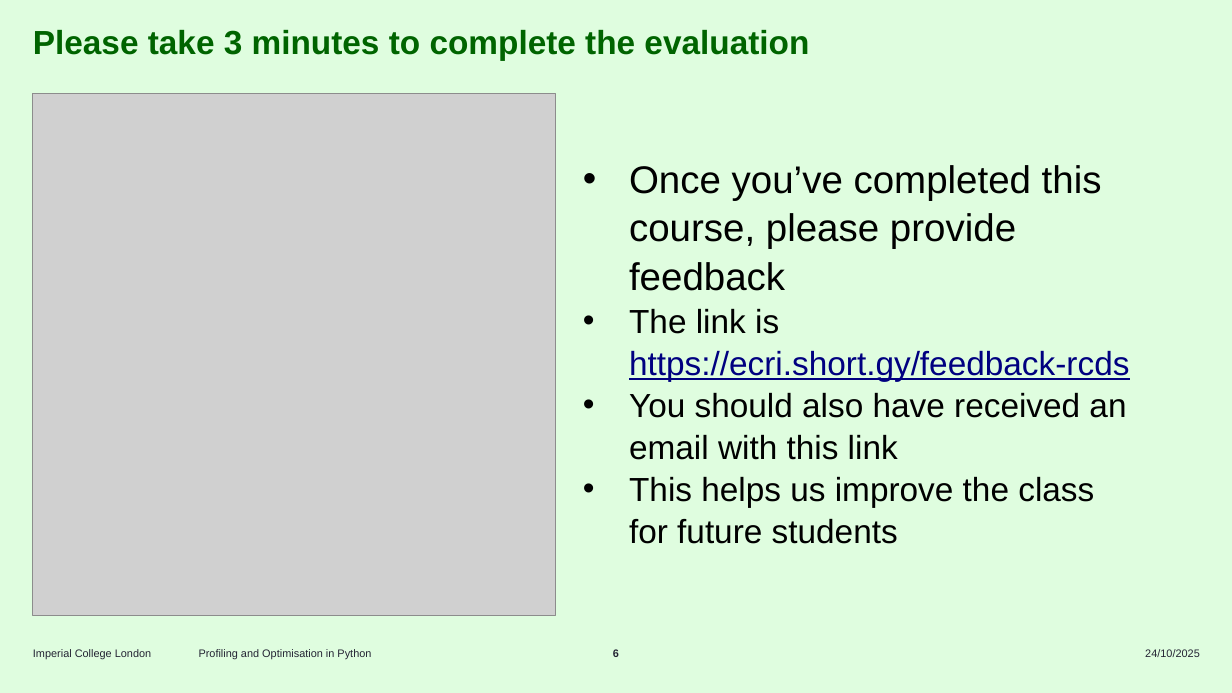
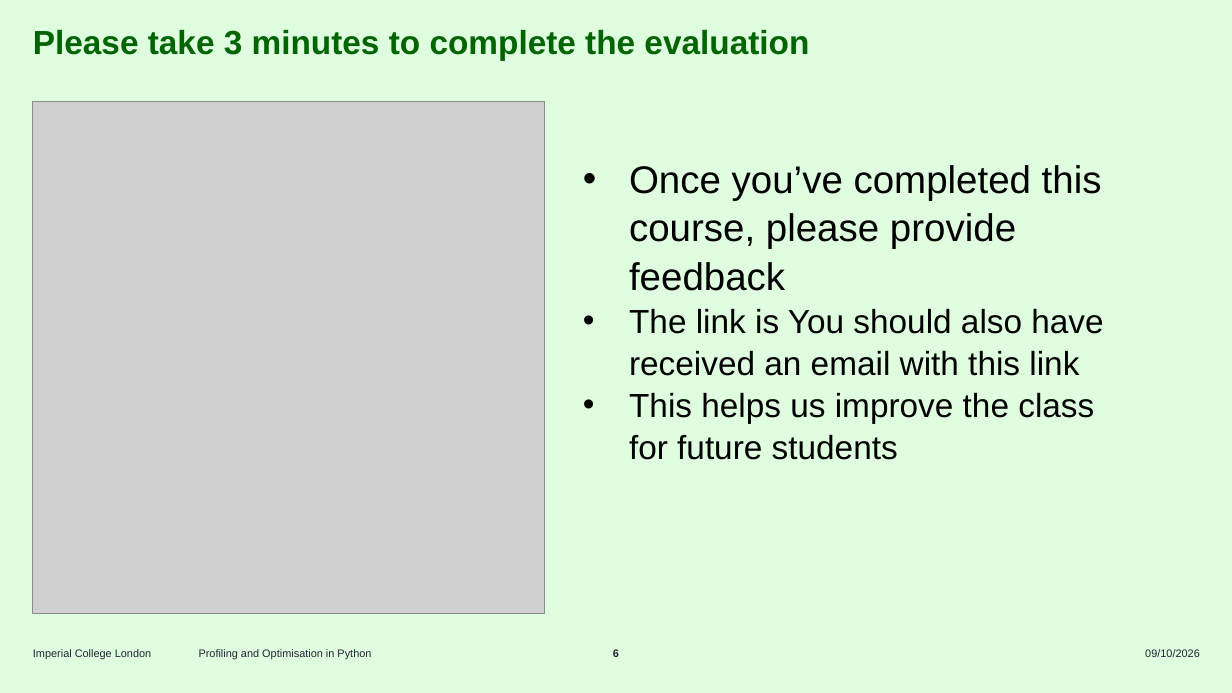
Before and after one commit to ImperialCollegeLondon/RCDS-profiling-and-optimisation-in-python, a slide deck: slide 6 of Proifling and Optimisation in Python Slides.pptx. Drawn at 1232x693 pixels with LibreOffice and Linux fonts; fonts in the diff are those of the drawing; grey boxes stand for pictures. Boxes give left, top, right and bottom in pixels: in the first picture for what was removed or moved away, otherwise in the second. Text is boxed around its words. In the diff, an @@ line names an element or a change of style, - is before the commit and + after.

Commit message:
Updated feedback slide

```diff
--- a/Proifling and Optimisation in Python Slides.pptx
+++ b/Proifling and Optimisation in Python Slides.pptx
@@ picture: place and size @@
-picture at [33, 93, 555, 616]
+picture at [33, 102, 545, 614]
@@ text at [629, 308, 1103, 376]: text changed @@
-  • The link is https://ecri.short.gy/feedback-rcds
-  • You should also have received an email with this link
+  • The link is You should also have received an email with this link
@@ text at [1145, 649, 1200, 657]: text changed @@
-24/10/2025
+09/10/2026
```
Also in this commit, not shown: 4 other slides changed.
